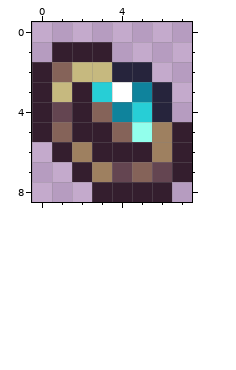
Edited in one commit: pixel-art sprite (Assets/Items/Beach/SeaglassRingTile.png). Above: the version before the commit.
The file is 16x18 pixels, drawn in blocks of 2x2; one block is one cell here.
After the commit:
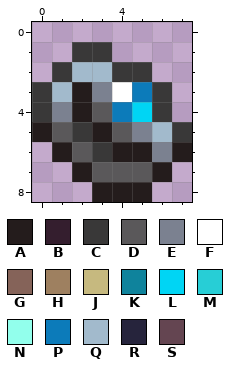
Palette (. is transparent): A #241c1c  B #341e2e  C #393838  D #5a585a  E #7b8190  F #ffffff  G #856359  H #9e8060  J #c6b97f  K #0f839c  L #00d5f4  M #27ced6  N #92ffec  P #0c7bba  Q #a2bacc  R #26243c  S #644551
What changed:
Changed rows in their new state; - is an unchanged pixel.
first column x 0:
1 -.CC----
2 .CQQCC--
3 CQAE-PC-
4 CEADPLC-
5 ADCADEQC
6 -ADCAAEA
7 --ADDDA.
8 ---AAA.-
Boxes around the changes in both pictures, in picture pixels (x1, y1, x2, y2):
changed: (32, 42, 192, 202)
